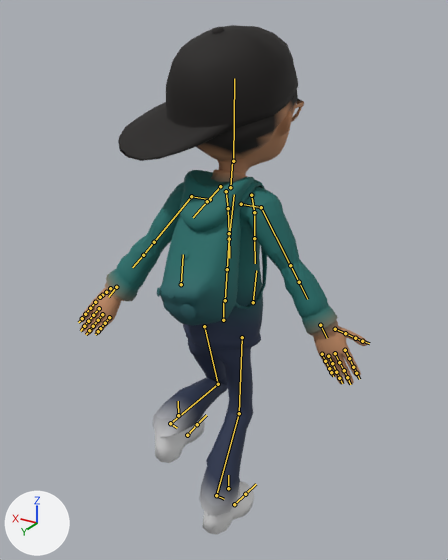
Renders of the glTF model public/models/aj.glb from each side of a commit.
The view is the same before and after, from a camera (50 mm lens) standing at (-107.6, 178.3, 190.4) and looking at (1.3, -3.3, 99.6). Every picture has the same lights, and +X, +Y and +Z are marked at lower left. The picture after the commit comes second. Both versions are drawn at frame 9 of the action 'run'; the numbers are the values there. The bones that change, and the others that lie on the model, are drawn over the model as lines.

The first picture shows 'Boy01_Body_Geo'.
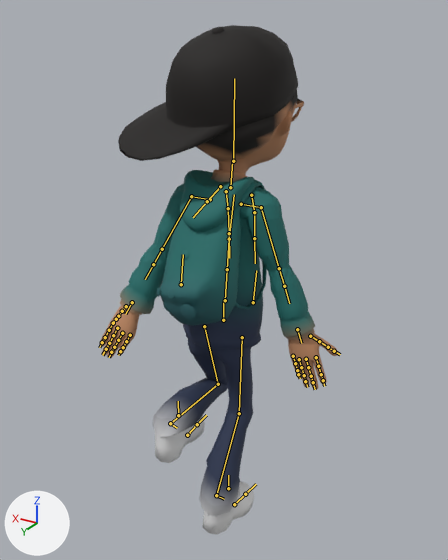
Edits to the bpy script that builds the scene:
```text
Change bone_mixamorigleftarm:
    where bone_mixamorigleftarm = bpy.data.objects['Aj_aj'].pose.bones['mixamorigLeftArm']  # child of 'mixamorigLeftShoulder'
    bone_mixamorigleftarm.rotation_quaternion: (0.868, 0.481, 0.097, -0.054) -> (0.812, 0.569, 0.091, -0.064)  # degrees (58, 13, 0) -> degrees (70, 13, 0)
Change bone_mixamorigrightarm:
    where bone_mixamorigrightarm = bpy.data.objects['Aj_aj'].pose.bones['mixamorigRightArm']  # child of 'mixamorigRightShoulder'
    bone_mixamorigrightarm.rotation_quaternion: (0.868, 0.481, 0.097, -0.054) -> (0.812, 0.569, 0.091, -0.064)  # degrees (58, 13, 0) -> degrees (70, 13, 0)
```

Pixel boxes [x1, y1, x2, y2] of what changed, in the pictures (448 x 560 px):
'Boy01_Body_Geo', posed (17% narrower): before [80, 25, 368, 534]; after [100, 25, 339, 534]
bone 'mixamorigLeftArm', root to tip: before (191, 196) to (154, 242); after (191, 196) to (162, 249)
bone 'mixamorigRightArm', root to tip: before (261, 207) to (290, 265); after (261, 207) to (279, 268)
